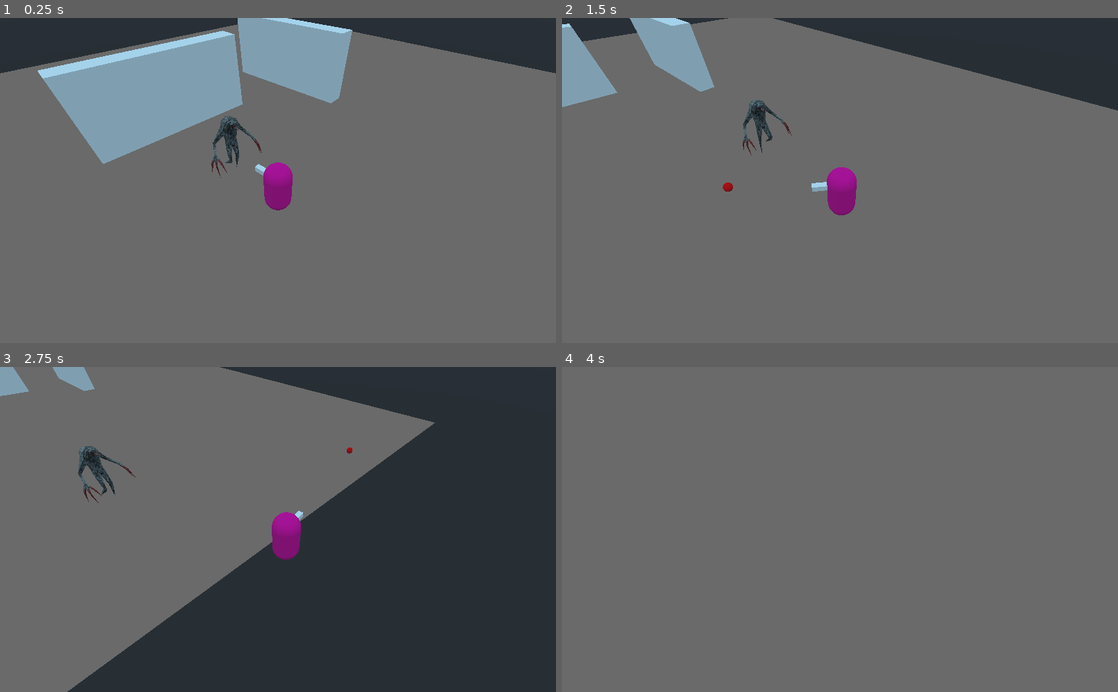
Above: before the commit, frames 1-4 (two rows, left to right).
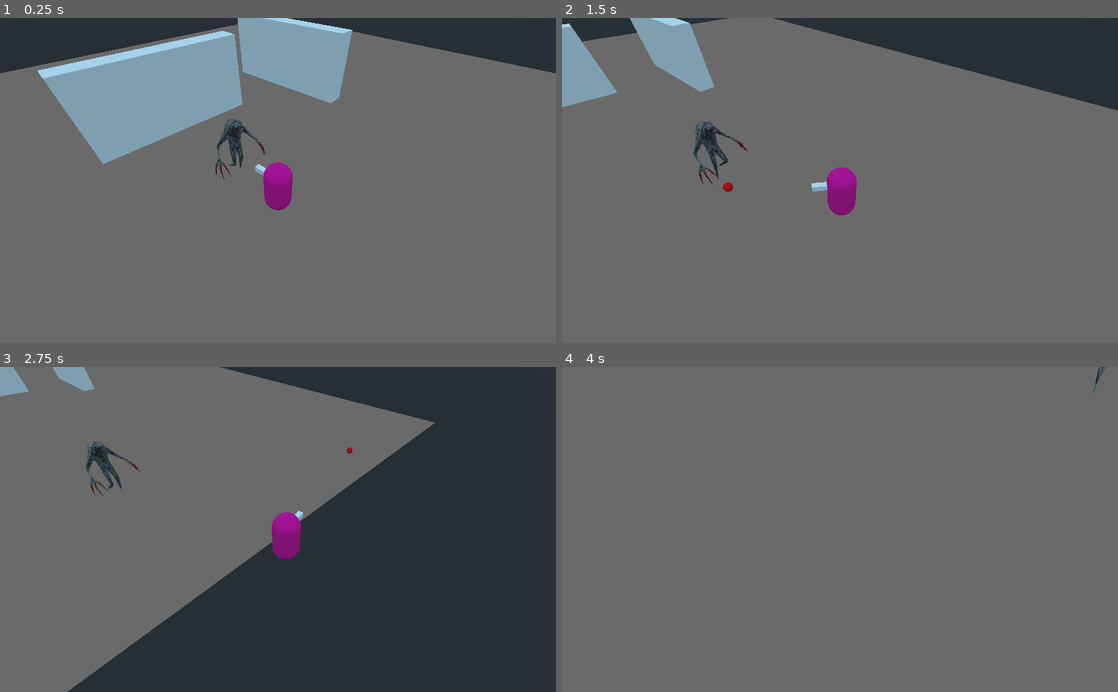
Above: after the commit, the same moments.

Repository: gusemil/topdownshooter3d-demo
Game: Godot game, scene res://scenes/World.tscn
Two runs of this game, one before a commit and one after it. Both use one fixed random seed, a clock stepped at 60 frames per second and the inputs below.
Inputs (mouse positions are in pixels of both pictures, inside the frame that each line leads up to):
- Up to frame 1 (0.25 s): no input
- Up to frame 2 (1.5 s): move the mouse to (962, 164) at 0.52 s; press the mouse at (962, 164) at 0.53 s; hold D (move_right) 0.53-1.28 s; move the mouse to (728, 196) at 1.27 s; release the mouse at (728, 196) at 1.28 s; hold S (move_backward) from 1.28 s (still down); click (728, 196) at 1.35 s
- Up to frame 3 (2.75 s): move the mouse to (333, 458) at 2.02 s; release S (move_backward) at 2.03 s; press the mouse at (333, 458) at 2.03 s; hold D (move_right) from 2.03 s (still down)
- Up to frame 4 (4 s): move the mouse to (812, 594) at 2.77 s; release D (move_right) at 2.78 s; release the mouse at (812, 594) at 2.78 s; hold W (move_forward) 2.78-3.53 s; click (812, 594) at 2.85 s; move the mouse to (1006, 578) at 3.52 s; press the mouse at (1006, 578) at 3.53 s; hold A (move_left) from 3.53 s (still down)

The runs differ from the first frame. In frame 1, 0.5% of the frame differs, in the area x 38-48%, y 30-50%; in frame 2, 1.0%, in the area x 23-42%, y 25-52%; in frame 3, 0.7%; in frame 4, less than 0.1%.

Commit message:
Movement works great now

Diff:
--- a/scenes/MeleeEnemy.tscn
+++ b/scenes/MeleeEnemy.tscn
@@ -17,7 +17,6 @@
 collision_mask = 2147483649
 script = ExtResource( 3 )
 turn_speed_per_second = 180.0
-speed = 10
 
 [node name="CollisionShape" type="CollisionShape" parent="."]
 transform = Transform( 1, 0, 0, 0, -1.62921e-07, 1, 0, -1, -1.62921e-07, 0, 1, 0 )
--- a/scenes/World.tscn
+++ b/scenes/World.tscn
@@ -71,3 +71,5 @@
 
 [node name="MeleeEnemy" parent="Navigation" instance=ExtResource( 1 )]
 transform = Transform( 3, 0, 0, 0, 3, 0, 0, 0, 3, 0, 0, -9 )
+move_acceleration = 10
+max_speed = 20
--- a/scripts/Enemy.gd
+++ b/scripts/Enemy.gd
@@ -3,31 +3,28 @@
 enum STATE {IDLE, CHASE, ATTACK, DEAD}
 var current_state = STATE.IDLE
 
-export var body_removes_after_seconds = 5
-var body_removal_timer : Timer
-
 onready var animation_player = $Graphics/AnimationPlayer
 onready var health_manager = $HealthManager
 
-#Movement
+# Movement
 export var turn_speed_per_second = 360.0
-var movement_vector : Vector3
-export var speed = 300
-#export var friction = 0.875
-export var gravity = 80
-export var move_accel = 4
+export var gravity = 100
+export var move_acceleration = 5
 var drag = 0.0
 export var max_speed = 25
-
+var movement_vector : Vector3
 var move_direction = Vector3()
 var velocity = Vector3()
 
-#Navigation and player sensing
+# Navigation and player sensing
 var player = null #reference to the player
 var path = []
 export var sight_cone_degrees = 45.0
 onready var nav : Navigation = get_parent() # enemy must be a child of navigation node
 
+# Body removal
+export var body_removes_after_seconds = 5
+var body_removal_timer : Timer
 func _ready():
 	player = get_tree().get_nodes_in_group("player")[0] # When multiplayer is implemented take the nearest player object with the tag/group "player"
 	var bone_attachments = $Graphics/Armature/Skeleton.get_children()
@@ -36,16 +33,15 @@
 			if child is HitBox:
 				child.connect("hurt", self, "hurt") #Hitboxin hurt signal yhdistetään tämän hurt signaliin
 
-	#health_manager.connect("dead", self, "set_state", )
 	set_state(STATE.IDLE)
+
+	drag = float(move_acceleration) / max_speed
 
 	#body removal stuff. Started on death
 	body_removal_timer = Timer.new()
 	body_removal_timer.wait_time = body_removes_after_seconds
 	body_removal_timer.connect("timeout", self, "remove_body")
 	add_child(body_removal_timer)
-
-	drag = float(move_accel) / max_speed
 
 func _process(delta):
 	#print(has_player_in_line_of_sight())
@@ -66,8 +62,8 @@
 		var direction = goal_position - my_position
 		direction.y = 0
 		set_movement_vector(direction)
+		face_direction(direction, delta)
 		move(delta)
-		face_direction(direction, delta)
 	elif(current_state == STATE.ATTACK):
 		#state_attack(delta)
 		pass
@@ -142,13 +138,5 @@
 func move(delta):
 	move_direction = movement_vector
 	move_direction.y = 0
-	move_direction = move_direction.normalized()
-
-	movement_vector = movement_vector.rotated(Vector3.UP, rotation.y) #Ignores rotation so it follows the player properly
-
-	velocity += move_accel * movement_vector - velocity * Vector3(drag, 0, drag) + gravity * Vector3.DOWN * delta
+	velocity += move_acceleration * movement_vector - velocity * Vector3(drag, 0, drag) + gravity * Vector3.DOWN * delta
 	velocity = move_and_slide_with_snap(velocity, Vector3.DOWN, Vector3.UP)
-
-	#velocity += move_direction*speed*delta
-	#print("VELOCITY: ", velocity, " MOVEDIRECTION: ", move_direction)
-	#velocity = move_and_slide_with_snap(velocity, Vector3.DOWN, Vector3.UP)
